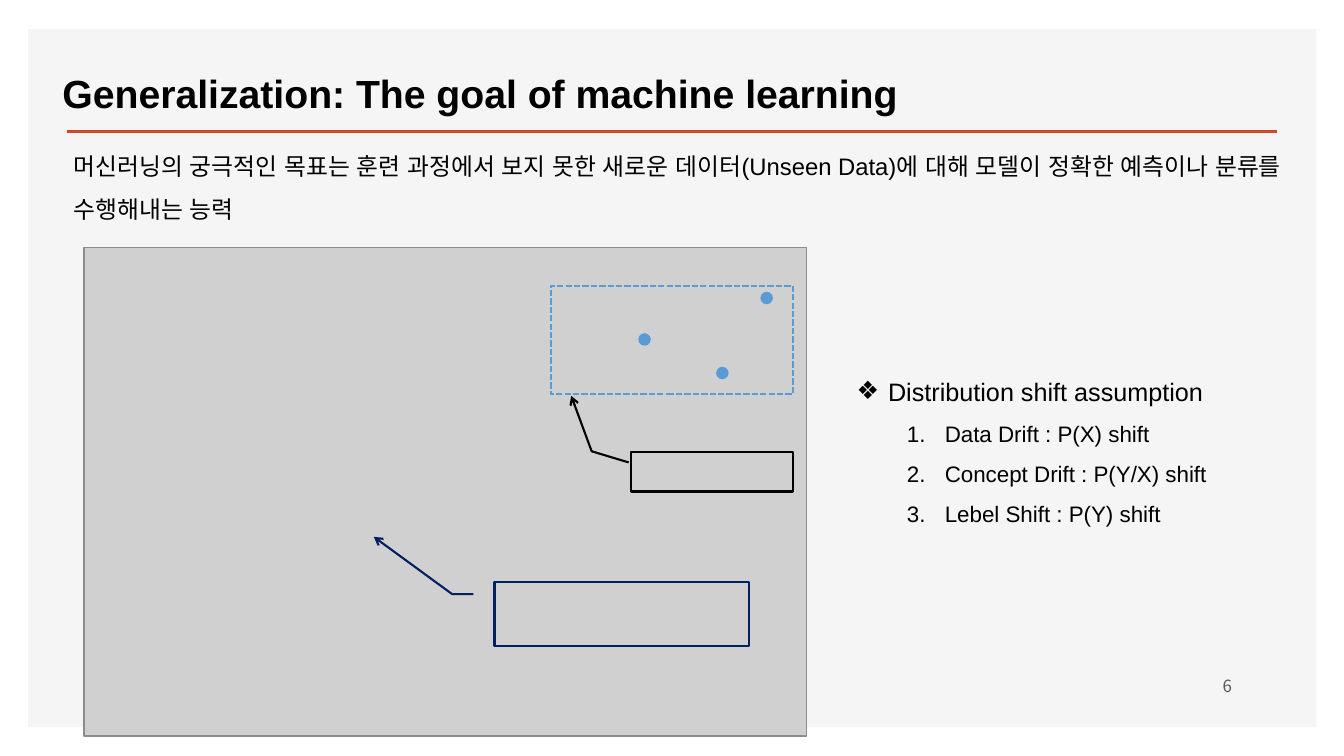
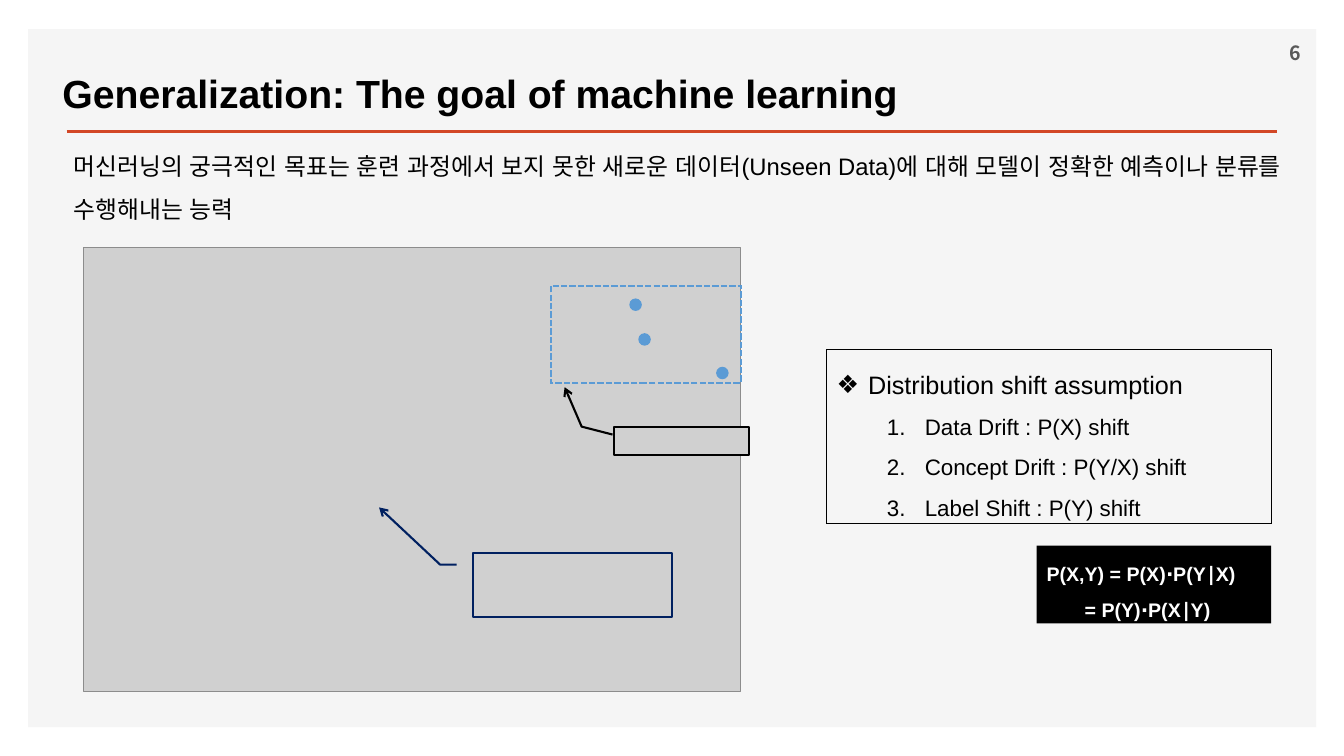
Before and after one commit to ancestor9/2026_Fall_Deep-Learning-with-Python, a slide deck: slide 6 of Chapter 05 Fundamentals of machine learning.pptx. Drawn at 1344x756 pixels with LibreOffice and Linux fonts; fonts in the diff are those of the drawing; grey boxes stand for pictures; background and template pictures are left out. Boxes give left, top, right and bottom in pixels: in the first picture for what was removed or moved away, otherwise in the second. Text is boxed around its words. In the diff, an @@ line names an element or a change of style, - is before the commit and + after.

```diff
--- a/Chapter 05 Fundamentals of machine learning.pptx
+++ b/Chapter 05 Fundamentals of machine learning.pptx
@@ page number: place and size @@
-page number at <box>1223,679,1232,692</box>
+page number at <box>1290,45,1302,60</box>
@@ page number at <box>1290,45,1302,60</box>: size 12 to 14 pt, bold on @@
@@ picture: place and size @@
-picture at <box>84,248,807,737</box>
+picture at <box>84,248,740,693</box>
@@ rectangle: place and size @@
-rectangle at <box>552,285,793,394</box>
+rectangle at <box>552,285,741,382</box>
@@ ellipse: place and size @@
-ellipse at <box>761,292,772,303</box>
+ellipse at <box>630,299,641,311</box>
@@ rectangle "Distribution shift assumption": place and size @@
-rectangle "Distribution shift assumption" at <box>888,382,1206,527</box>
+rectangle "Distribution shift assumption" at <box>827,350,1271,524</box>
@@ rectangle "Distribution shift assumption" at <box>827,350,1271,524</box>: outline none to #000000 0.75 pt @@
@@ picture added at <box>615,426,750,455</box> @@
@@ picture removed at <box>631,452,792,492</box> @@
@@ text in rectangle at <box>925,499,1141,521</box>: text changed @@
-  3. Lebel Shift : P(Y) shift
+  3. Label Shift : P(Y) shift
@@ picture: place and size @@
-picture at <box>495,583,750,647</box>
+picture at <box>474,553,673,617</box>
@@ rectangle added at <box>1036,545,1271,623</box>, fill #000000, 14 pt, text #FFFFFF, bold @@
+P(X,Y) = P(X)⋅P(Y∣X)
+= P(Y)⋅P(X∣Y)
```
Also in this commit, not shown: 33 other slides changed, 2 slides added, 1 slide removed.
